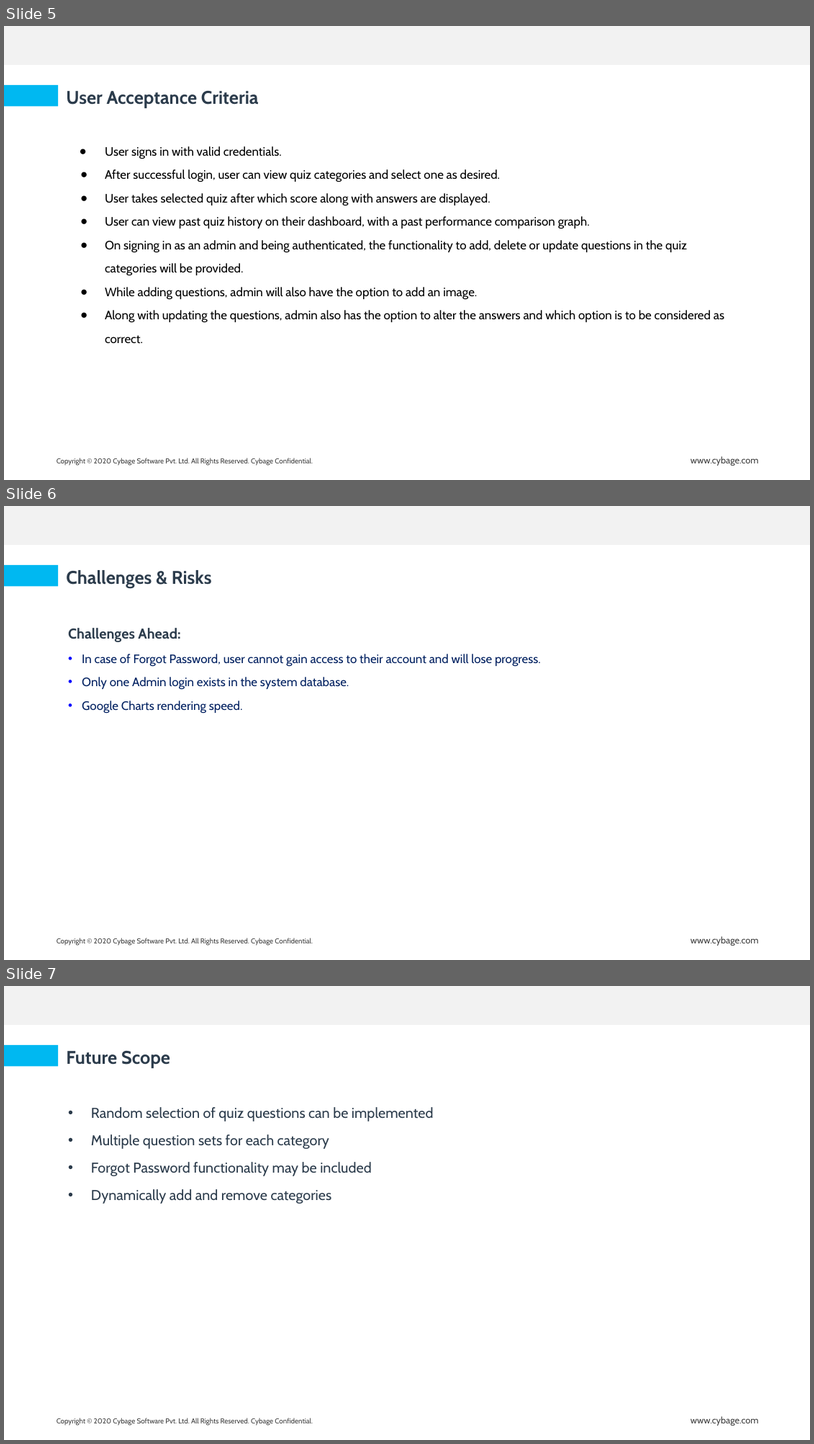
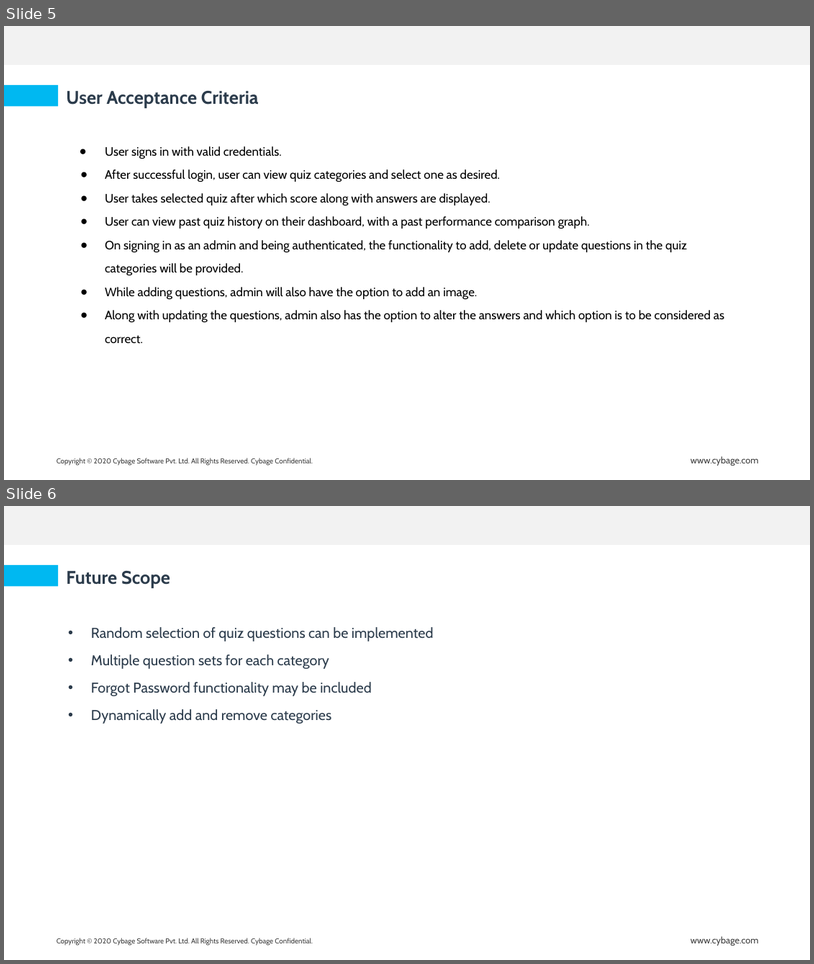
Before and after one commit to 1atharvad/Quizz-App, a slide deck: ppt/MiniProjectPPT.pptx. Shown one above the other, each under a label of ours: slides 5, 6 and 7 before the commit, slides 5 and 6 after it. The pictures are 814x1444 and 814x964 pixels, drawn with LibreOffice and Linux fonts; fonts in the diff are those of the drawing; background and template pictures are left out. Boxes give left, top, right and bottom in pixels: in the first picture for what was removed or moved away, otherwise in the second. Text is boxed around its words. In the diff, an @@ line names an element or a change of style, - is before the commit and + after.

```diff
--- a/ppt/MiniProjectPPT.pptx
+++ b/ppt/MiniProjectPPT.pptx
@@ slide 6 removed at box(4, 506, 810, 960), background #FFFFFF; not listed: 3 template elements that a slide beside it also shows @@
@@ rectangle removed at box(4, 564, 58, 586) @@
@@ text removed at box(66, 570, 212, 588) @@
-Challenges & Risks
@@ text removed at box(68, 628, 541, 713) @@
-Challenges Ahead:
-• In case of Forgot Password, user cannot gain access to their account and will lose progress.
-• Only one Admin login exists in the system database.
-• Google Charts rendering speed.
@@ what was slide 7 is now slide 6 @@
```
Also in this commit, not shown: 20 other files.
